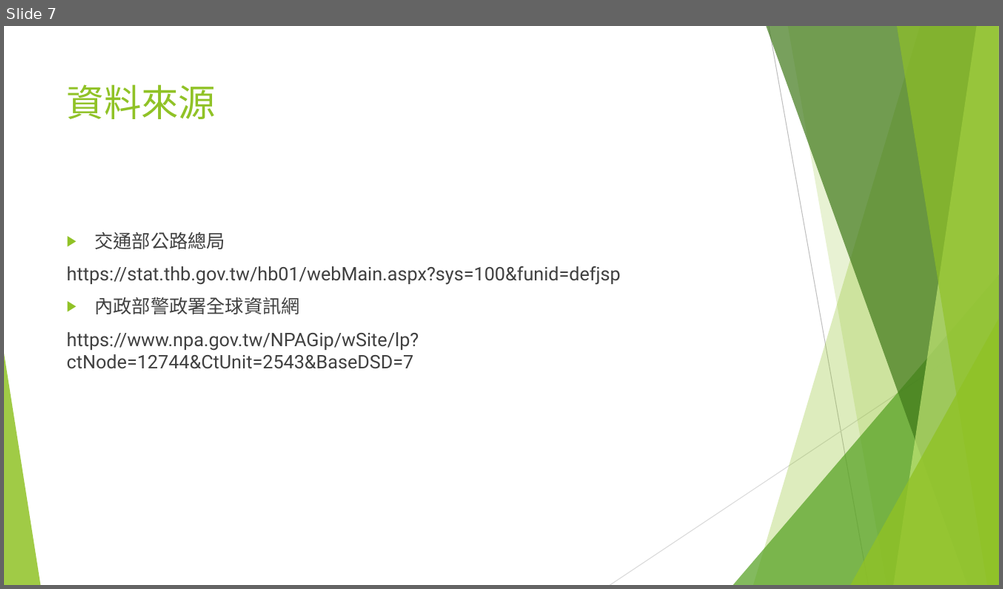
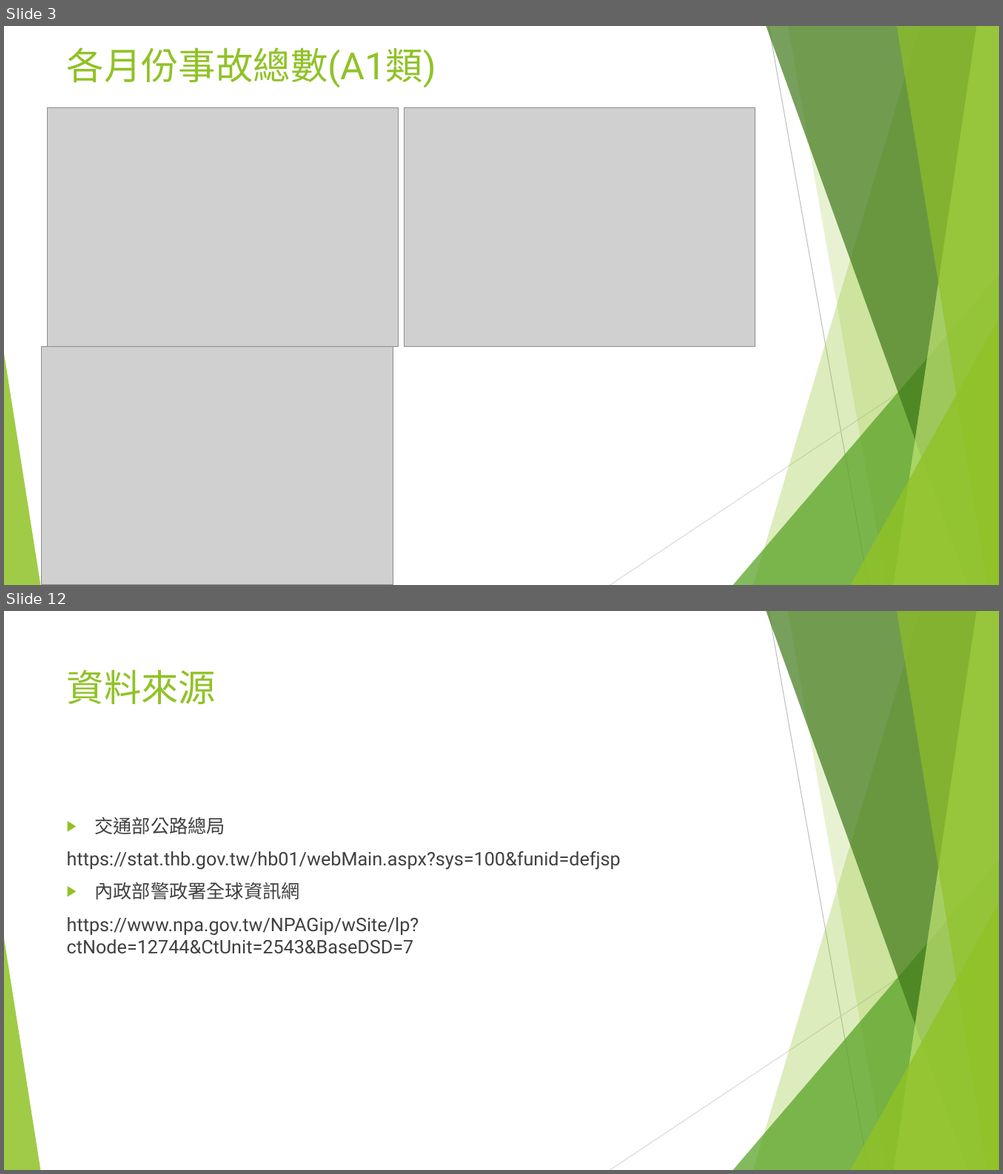
Before and after one commit to ooxx2500/python-sql-for-test, a slide deck: python/專題報告/專題報告-台灣交通事故.pptx. Shown one above the other, each under a label of ours: slide 7 before the commit, slides 3 and 12 after it; the slides between them are not shown. The pictures are 1003x589 and 1003x1174 pixels, drawn with LibreOffice and Linux fonts; fonts in the diff are those of the drawing; grey boxes stand for pictures. Boxes give left, top, right and bottom in pixels: in the first picture for what was removed or moved away, otherwise in the second. Text is boxed around its words. In the diff, an @@ line names an element or a change of style, - is before the commit and + after.

```diff
--- a/python/專題報告/專題報告-台灣交通事故.pptx
+++ b/python/專題報告/專題報告-台灣交通事故.pptx
@@ slide 3 added at [4,26,999,585], background #FFFFFF; not listed: 10 template elements that a slide beside it also shows @@
@@ title added at [67,47,436,88], 36 pt, text #90C226 @@
+各月份事故總數(A1類)
@@ picture added at [47,108,398,347] @@
@@ picture added at [404,108,754,347] @@
@@ picture added at [41,347,393,585] @@
@@ what was slide 7 is now slide 12 @@
```
Also in this commit, not shown: 2 slides changed, 8 other slides added, 4 slides removed, 53 other files.
